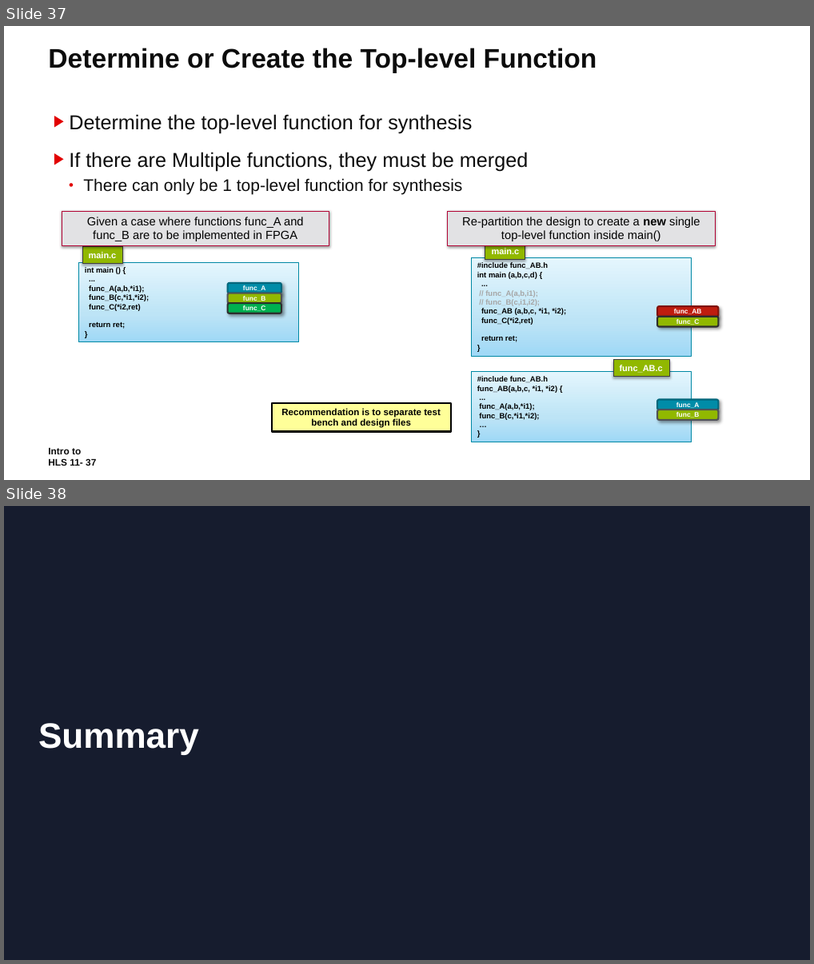
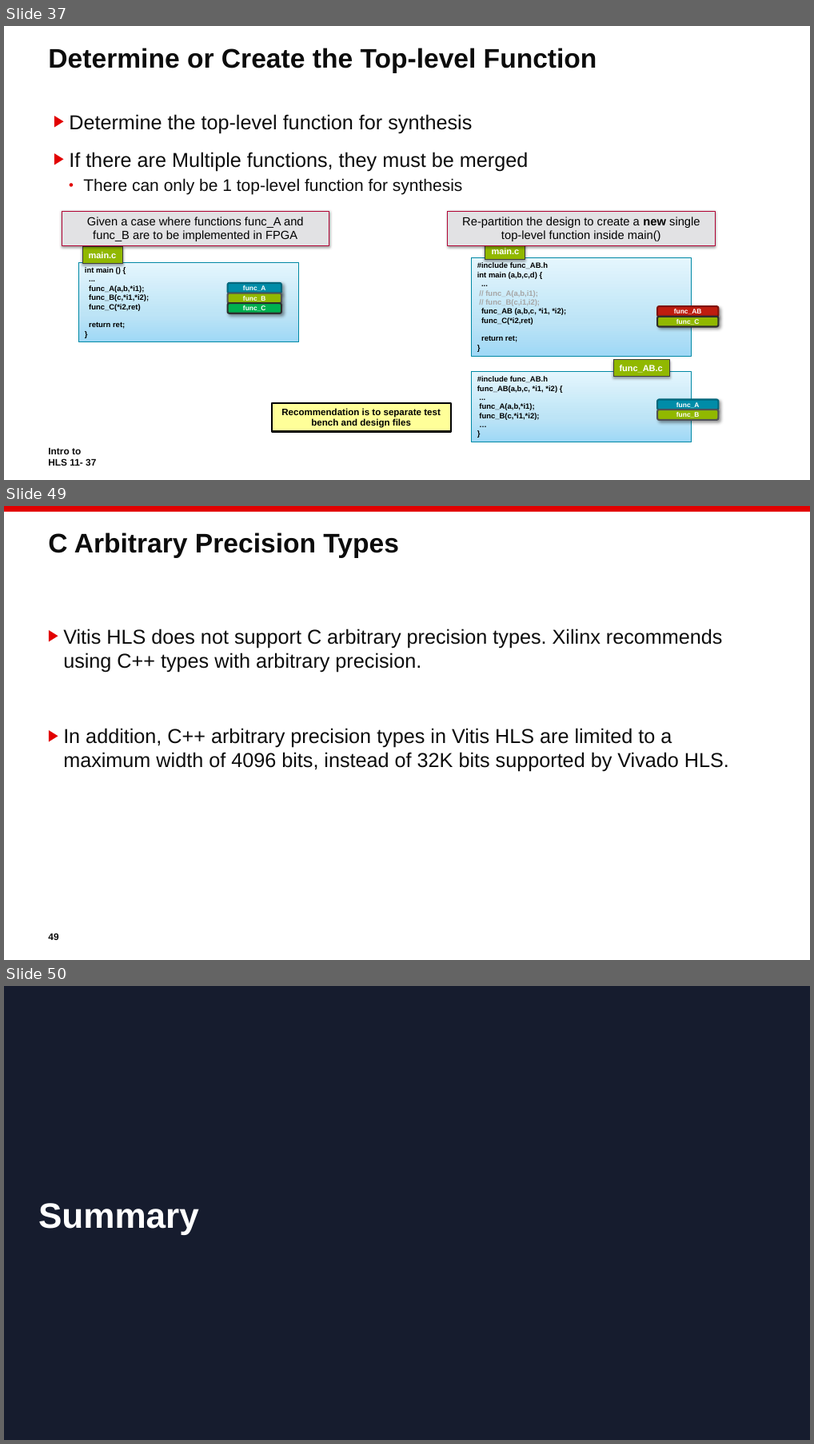
Before and after one commit to ChunxuGuo/High-Level-Synthesis-Flow-on-Zynq-using-Vitis-HLS, a slide deck: vitis_slides/11_HLS_Intro.PPTX. Shown one above the other, each under a label of ours: slides 37 and 38 before the commit, slides 37, 49 and 50 after it; the slides between them are not shown. The pictures are 814x964 and 814x1444 pixels, drawn with LibreOffice and Linux fonts; fonts in the diff are those of the drawing; background and template pictures are left out. Boxes give left, top, right and bottom in pixels: in the first picture for what was removed or moved away, otherwise in the second. Text is boxed around its words. In the diff, an @@ line names an element or a change of style, - is before the commit and + after.

```diff
--- a/vitis_slides/11_HLS_Intro.PPTX
+++ b/vitis_slides/11_HLS_Intro.PPTX
@@ slide 49 added at <box>4,506,810,960</box>, background #FFFFFF @@
@@ rectangle added at <box>4,506,810,512</box>, fill #E20000 @@
@@ title added at <box>48,532,399,558</box>, 32 pt, text #0C0C0C, bold @@
+C Arbitrary Precision Types
@@ text added at <box>63,628,730,772</box>, 24 pt, text #0C0C0C @@
+▶ Vitis HLS does not support C arbitrary precision types. Xilinx recommends using C++ types with arbitrary precision.
+▶ In addition, C++ arbitrary precision types in Vitis HLS are limited to a maximum width of 4096 bits, instead of 32K bits supported by Vivado HLS.
@@ page number added at <box>48,933,58,940</box>, 11.3 pt, text #0C0C0C, bold @@
+49
@@ what was slide 38 is now slide 50 @@
```
Also in this commit, not shown: 11 other slides added.
